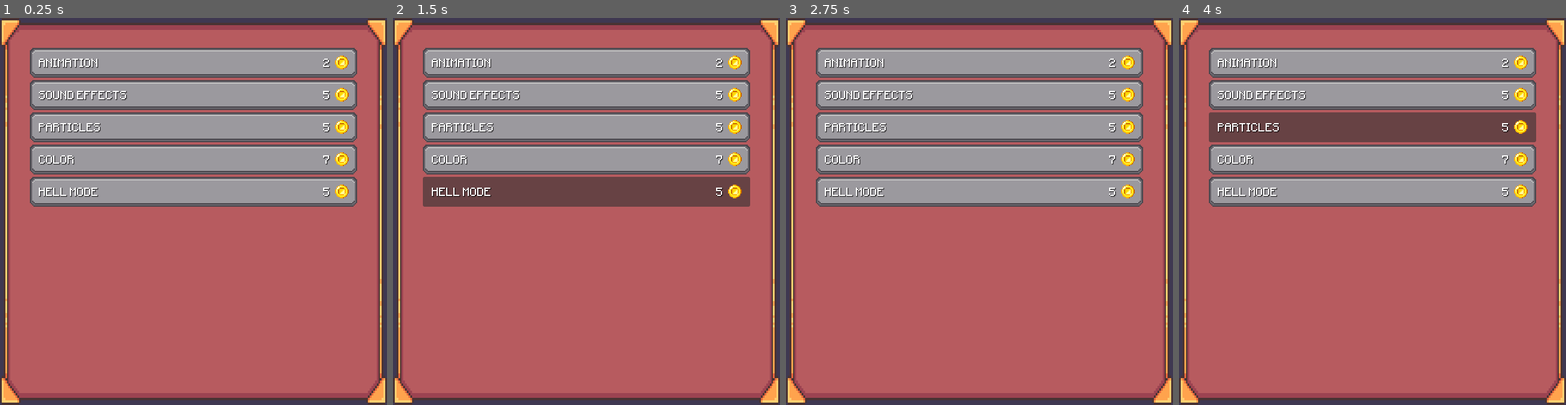
Above: before the commit, frames 1-4 (left to right).
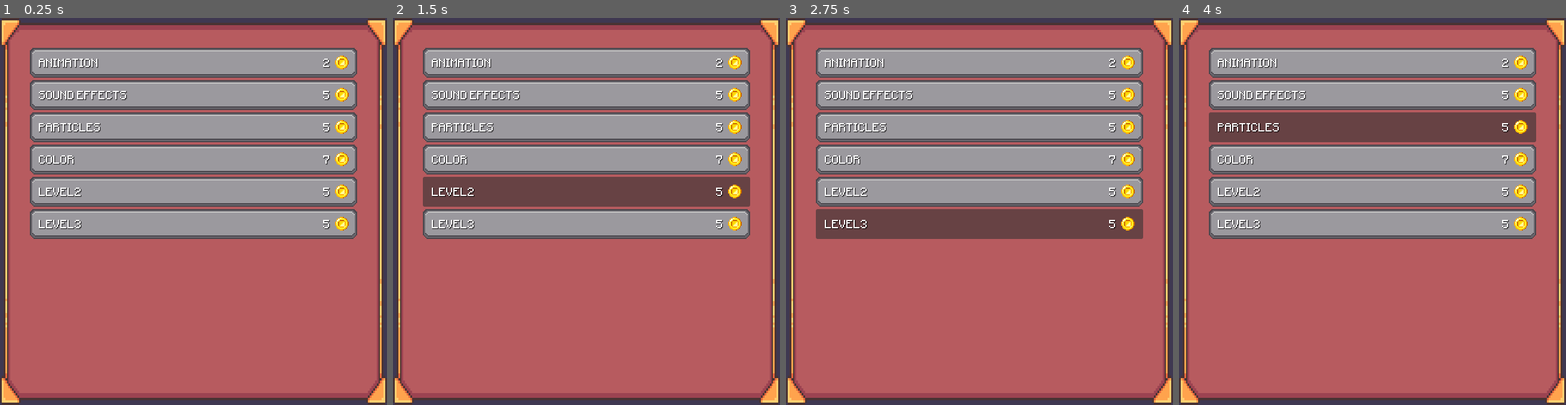
Above: after the commit, the same moments.

Repository: ofknee/the-messenger
Game: Godot game, scene res://scenes/shop.tscn
Same seed, same stepped clock (60 frames per second), same inputs: the game is played once before the commit and once after it. This scene is started directly instead of the project's main scene.
Inputs (mouse positions are in pixels of both pictures, inside the frame that each line leads up to):
- Up to frame 1 (0.25 s): no input
- Up to frame 2 (1.5 s): click (586, 192) at 0.5 s, where only the run before the commit has a clickable "HELL MODE"; click (586, 192) at 1.25 s, where only the run after the commit has a clickable "LEVEL2"
- Up to frame 3 (2.75 s): click (979, 223) at 2 s, where only the run after the commit has a clickable "LEVEL3"
- Up to frame 4 (4 s): click "ANIMATION" at 2.75 s; click "PARTICLES" at 3.5 s

The runs differ from the first frame. In frame 1, 6.7% of the frame differs, in the area x 7-93%, y 43-58%; in frame 2, 6.7%; in frame 3, 6.7%; in frame 4, 6.7%.

Commit message:
global bools mechanics

Diff:
--- a/scenes/game.tscn
+++ b/scenes/game.tscn
@@ -208,7 +208,6 @@
 [node name="Popup" type="Popup" parent="UI/Control/MarginContainer" unique_id=2088766821]
 oversampling_override = 1.0
 
-[connection signal="pressed" from="UI/Control/MarginContainer/ShopButton/Button" to="UI" method="_on_button_pressed"]
 [node name="killzone" parent="." unique_id=1339280733 instance=ExtResource("7_u5sy4")]
 position = Vector2(119, -74.99999)
 rotation = -1.5764987
@@ -221,3 +220,5 @@
 rotation = -1.5803709
 scale = Vector2(1.7199658, 1.7199658)
 texture = ExtResource("8_gee14")
+
+[connection signal="pressed" from="UI/Control/MarginContainer/ShopButton/Button" to="UI" method="_on_button_pressed"]
--- a/scenes/shop.tscn
+++ b/scenes/shop.tscn
@@ -58,6 +58,10 @@
 layout_mode = 2
 price = 7
 
-[node name="HELL MODE" parent="ScrollContainer/MarginContainer/VBoxContainer" unique_id=1236946975 instance=ExtResource("2_xfvoa")]
+[node name="LEVEL2" parent="ScrollContainer/MarginContainer/VBoxContainer" unique_id=1236946975 instance=ExtResource("2_xfvoa")]
 layout_mode = 2
 price = 5
+
+[node name="LEVEL3" parent="ScrollContainer/MarginContainer/VBoxContainer" unique_id=50084127 instance=ExtResource("2_xfvoa")]
+layout_mode = 2
+price = 5
--- a/scripts/important/global.gd
+++ b/scripts/important/global.gd
@@ -1,5 +1,10 @@
 extends Node
 
+var unlocked = {
+	"animation" : false,
+	"sfx" : false,
+	"color" : false,
+}
 
 signal currency_changed(new_currency: int)
 var coins: int = 0: ##starting money
